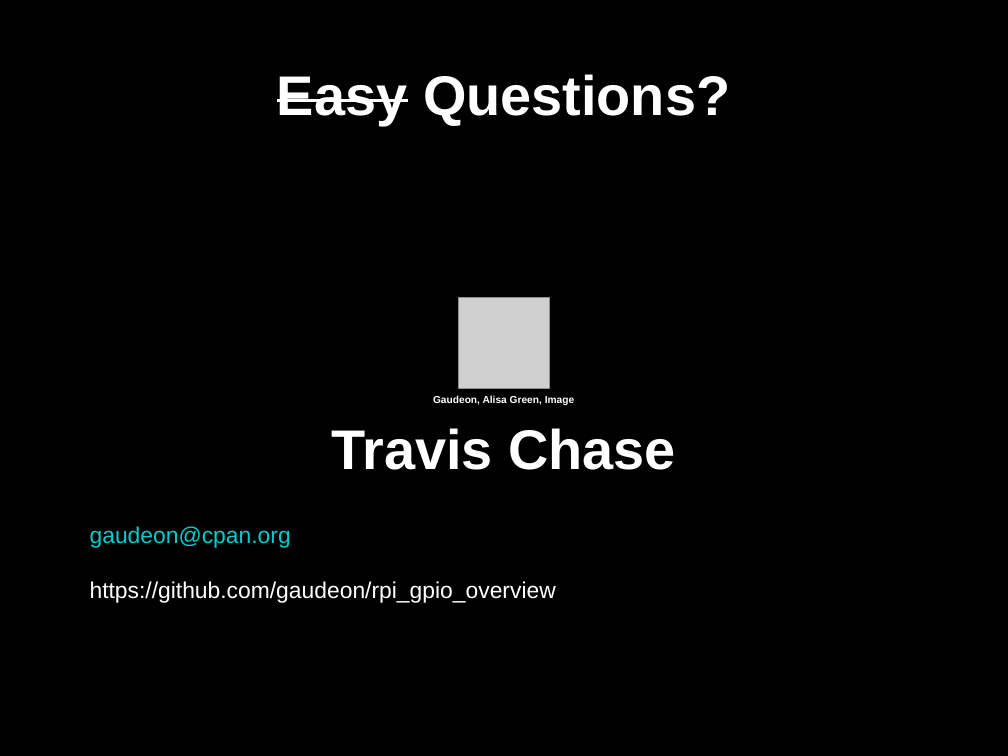
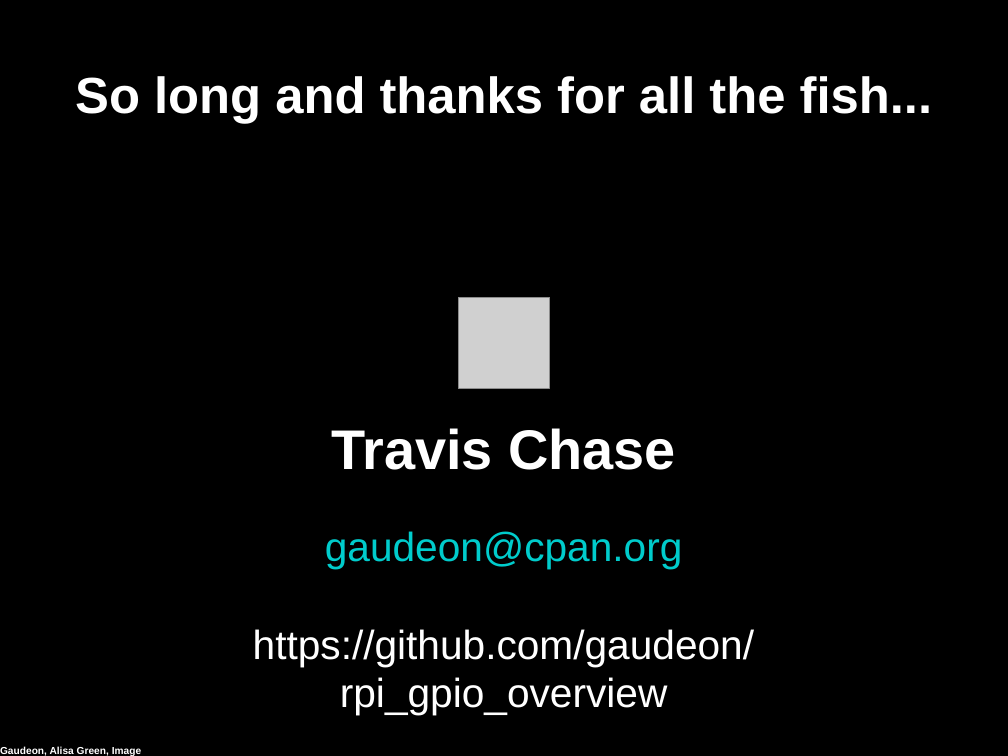
Before and after one commit to gaudeon/rpi_gpio_overview, a slide deck: slide 57 of slides/RPi GPIO Overview.odp (slide 62 before the commit). Drawn at 1008x756 pixels with LibreOffice and Linux fonts; fonts in the diff are those of the drawing; grey boxes stand for pictures. Boxes give left, top, right and bottom in pixels: in the first picture for what was removed or moved away, otherwise in the second. Text is boxed around its words. In the diff, an @@ line names an element or a change of style, - is before the commit and + after.

```diff
--- a/slides/RPi GPIO Overview.odp
+++ b/slides/RPi GPIO Overview.odp
@@ title at box(75, 76, 932, 124): text changed; size 44 to 40 pt @@
-Easy Questions?
+So long and thanks for all the fish...
@@ text "gaudeon@cpan.org" at box(253, 531, 754, 715): size 18 to 32 pt; alignment left to centre @@
@@ text "Gaudeon, Alisa Green, Image": place and size @@
-text "Gaudeon, Alisa Green, Image" at box(433, 395, 574, 405)
+text "Gaudeon, Alisa Green, Image" at box(0, 746, 141, 756)
```
Also in this commit, not shown: 44 other slides changed, 3 slides added, 8 slides removed.
